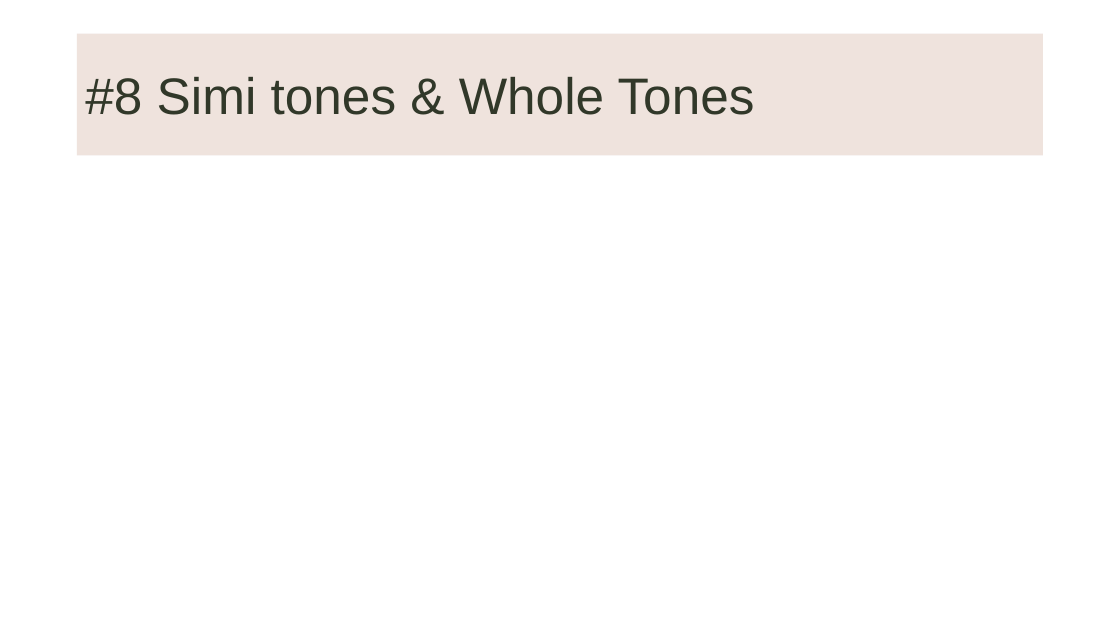
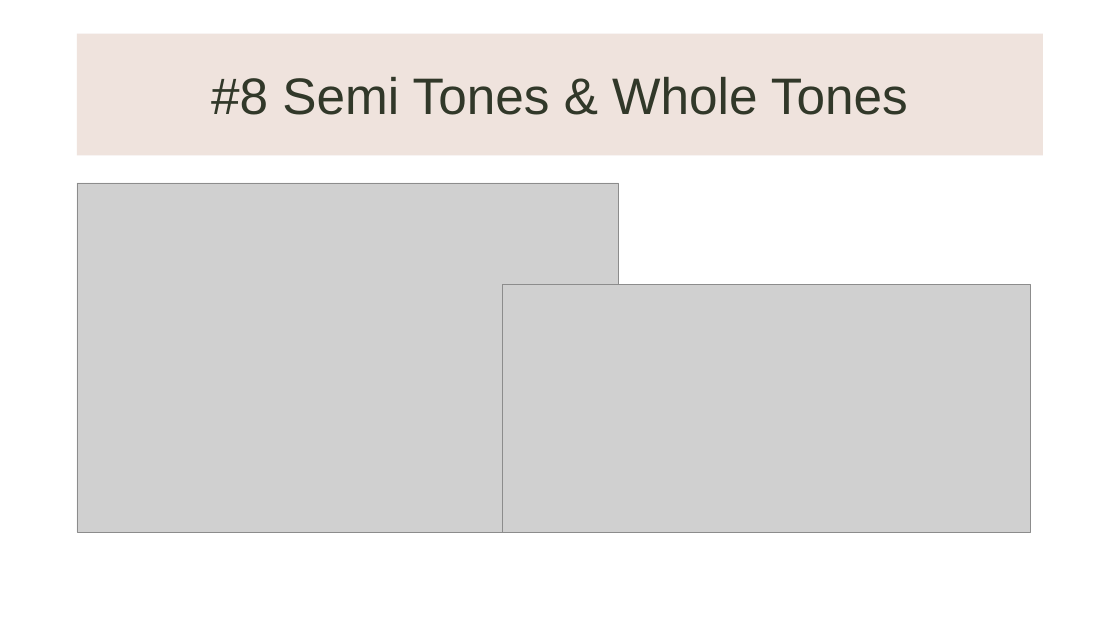
Before and after one commit to KnowledgeMavens/Science-Tech, a slide deck: slide 5 of Music Theory 02-17-18/Music Theory 02-17-18.pptx. Drawn at 1120x630 pixels with LibreOffice and Linux fonts; fonts in the diff are those of the drawing; grey boxes stand for pictures; background and template pictures are left out. Boxes give left, top, right and bottom in pixels: in the first picture for what was removed or moved away, otherwise in the second. Text is boxed around its words. In the diff, an @@ line names an element or a change of style, - is before the commit and + after.

```diff
--- a/Music Theory 02-17-18/Music Theory 02-17-18.pptx
+++ b/Music Theory 02-17-18/Music Theory 02-17-18.pptx
@@ title at bbox=[211, 77, 908, 115]: text changed @@
-#8 Simi tones & Whole Tones
+#8 Semi Tones & Whole Tones
@@ picture added at bbox=[77, 183, 619, 533] @@
@@ picture added at bbox=[503, 285, 1031, 533] @@
```
Also in this commit, not shown: 16 other slides changed, 2 slides added, 2 slides removed, 1 other file.
